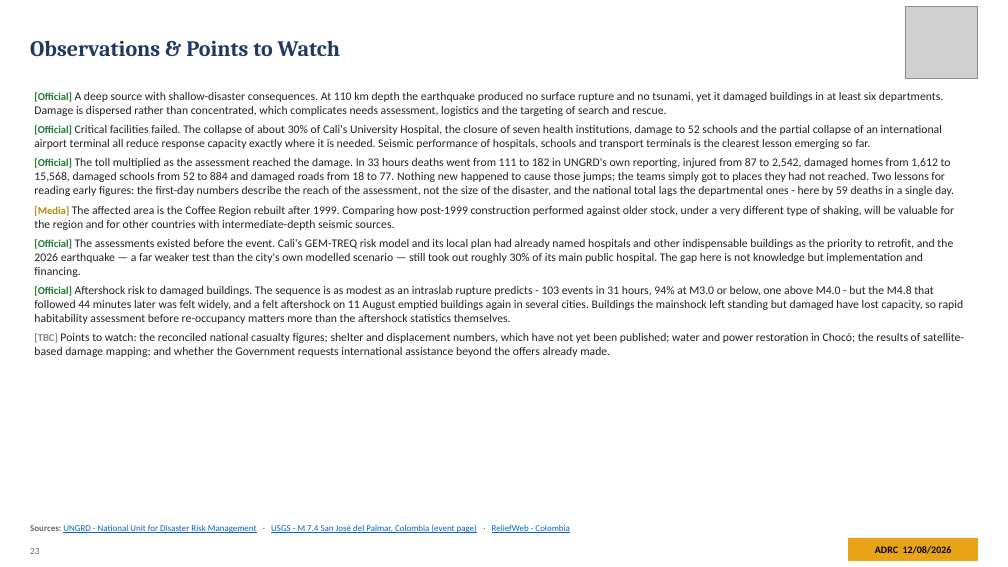
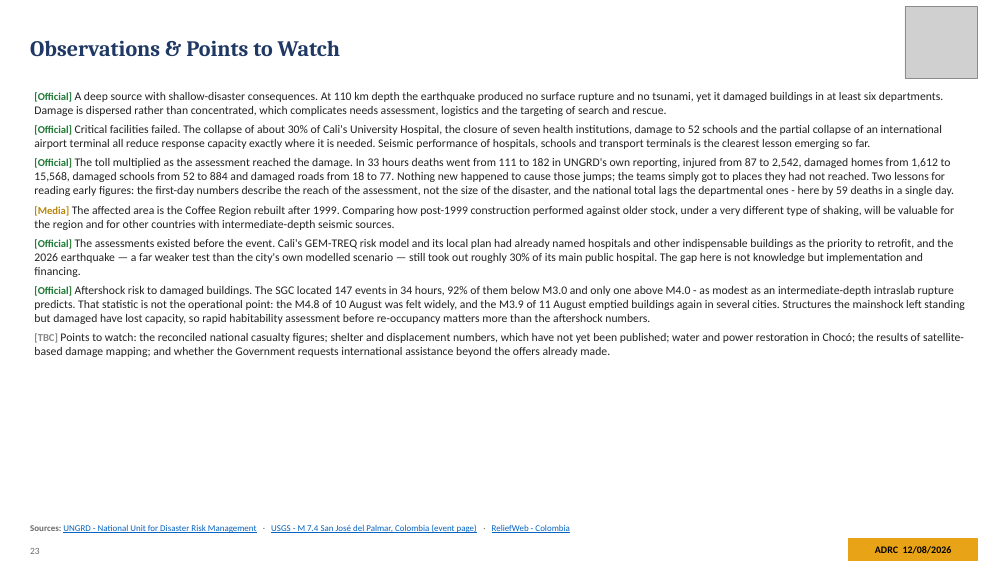
Before and after one commit to kochobi-max/whatsmap, a slide deck: slide 23 of reports/colombia_eq_20260810/output/ADRC_EQ_COL_Choco_20260810_EN.pptx. Drawn at 1008x567 pixels with LibreOffice and Linux fonts; fonts in the diff are those of the drawing; grey boxes stand for pictures. Boxes give left, top, right and bottom in pixels: in the first picture for what was removed or moved away, otherwise in the second. Text is boxed around its words. In the diff, an @@ line names an element or a change of style, - is before the commit and + after.

```diff
--- a/reports/colombia_eq_20260810/output/ADRC_EQ_COL_Choco_20260810_EN.pptx
+++ b/reports/colombia_eq_20260810/output/ADRC_EQ_COL_Choco_20260810_EN.pptx
@@ text at (x1=34, y1=286, x2=964, y2=324): text changed @@
-• [Official] Aftershock risk to damaged buildings. The sequence is as modest as an intraslab rupture predicts - 103 events in 31 hours, 94% at M3.0 or below, one above M4.0 - but the M4.8 that followed 44 minutes later was felt widely, and a felt aftershock on 11 August emptied buildings again in several cities. Buildings the mainshock left standing but damaged have lost capacity, so rapid habitability assessment before re-occupancy matters more than the aftershock statistics themselves.
+• [Official] Aftershock risk to damaged buildings. The SGC located 147 events in 34 hours, 92% of them below M3.0 and only one above M4.0 - as modest as an intermediate-depth intraslab rupture predicts. That statistic is not the operational point: the M4.8 of 10 August was felt widely, and the M3.9 of 11 August emptied buildings again in several cities. Structures the mainshock left standing but damaged have lost capacity, so rapid habitability assessment before re-occupancy matters more than the aftershock numbers.
```
Also in this commit, not shown: 2 other slides changed, 12 other files.
